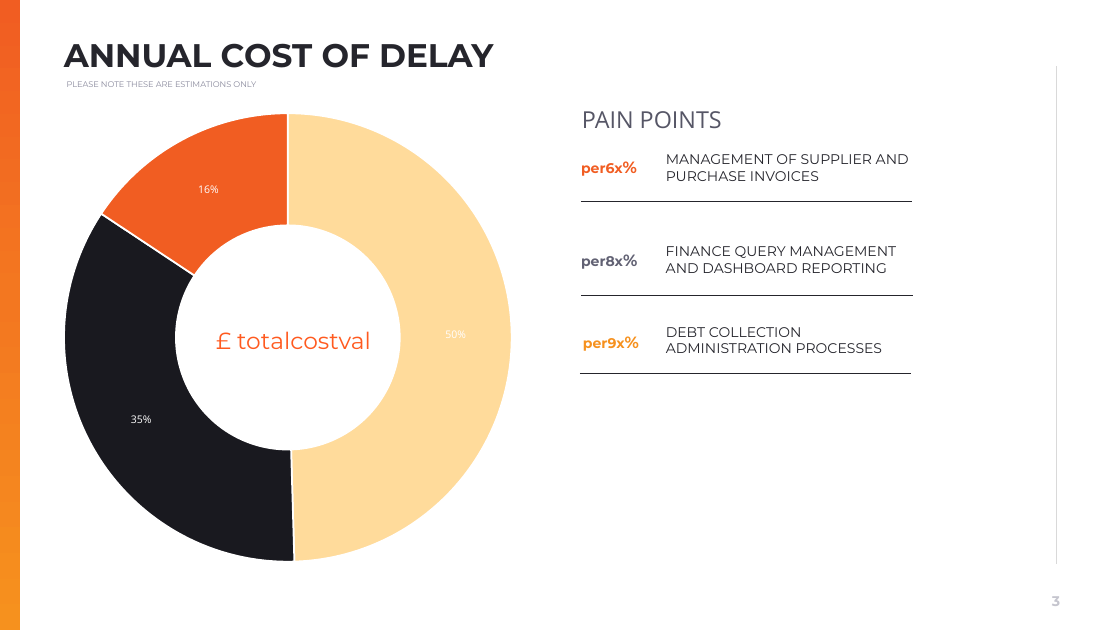
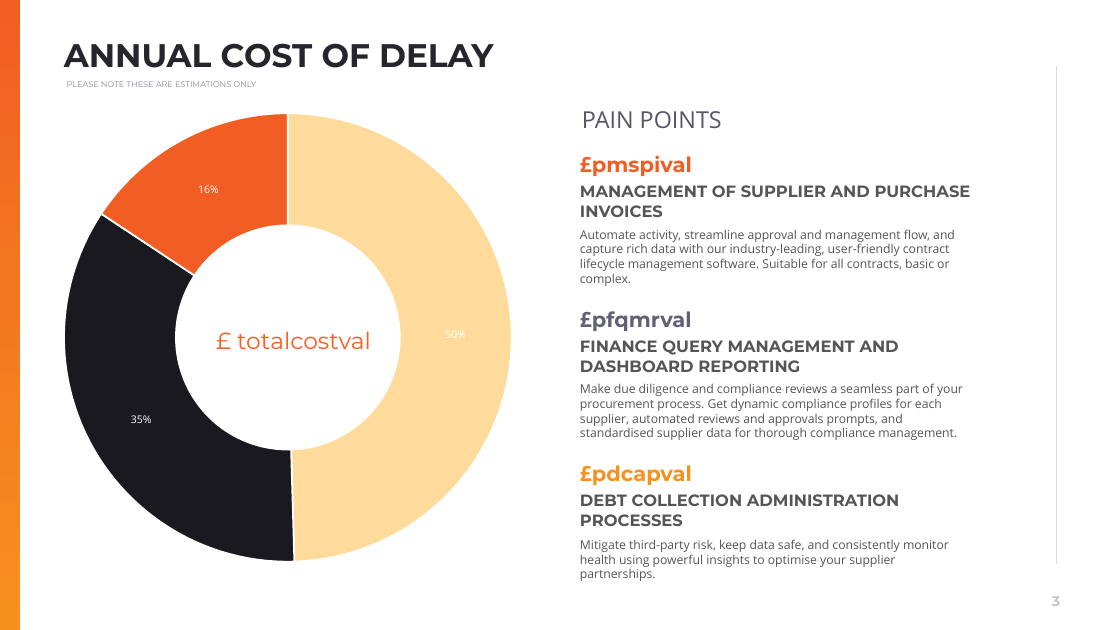
Before and after one commit to muratozdemirpiblo/ppt-api, a slide deck: slide 3 of client.pptx. Drawn at 1120x630 pixels with LibreOffice and Linux fonts; fonts in the diff are those of the drawing; background and template pictures are left out. Boxes give left, top, right and bottom in pixels: in the first picture for what was removed or moved away, otherwise in the second. Text is boxed around its words. In the diff, an @@ line names an element or a change of style, - is before the commit and + after.

```diff
--- a/client.pptx
+++ b/client.pptx
@@ text "MANAGEMENT OF SUPPLIER AND PURCHASE ...": place and size @@
-text "MANAGEMENT OF SUPPLIER AND PURCHASE ..." at (666,154,909,181)
+text "MANAGEMENT OF SUPPLIER AND PURCHASE ..." at (580,185,971,217)
@@ text added at (580,155,692,176), 18 pt, text #F15D22, bold @@
+£pmspival
@@ text removed at (581,163,623,176) @@
-per6x%
@@ line removed from (581, 201) to (912, 201) @@
@@ text added at (580,229,955,286), 10.5 pt, text #555555 @@
+Automate activity, streamline approval and management flow, and capture rich data with our industry-leading, user-friendly contract lifecycle management software. Suitable for all contracts, basic or complex.
@@ text removed at (581,256,623,269) @@
-per8x%
@@ line removed from (581, 296) to (912, 296) @@
@@ text added at (580,311,692,331), 18 pt, text #616173, bold @@
+£pfqmrval
@@ text "FINANCE QUERY MANAGEMENT AND DASHBOARD ...": place and size @@
-text "FINANCE QUERY MANAGEMENT AND DASHBOARD ..." at (666,246,896,273)
+text "FINANCE QUERY MANAGEMENT AND DASHBOARD ..." at (580,340,899,372)
@@ text removed at (583,338,625,351) @@
-per9x%
@@ line removed from (580, 373) to (912, 373) @@
@@ text added at (580,383,963,440), 10.5 pt, text #555555 @@
+Make due diligence and compliance reviews a seamless part of your procurement process. Get dynamic compliance profiles for each supplier, automated reviews and approvals prompts, and standardised supplier data for thorough compliance management.
@@ text added at (580,465,692,485), 18 pt, text #F6911E, bold @@
+£pdcapval
@@ size 12 to 14 pt, text colour #25252C to #555555, highlight #FFFFFF to none, bold on in 3 elements at (580,185,971,217), (580,340,899,372), (580,494,900,526) @@
@@ text "DEBT COLLECTION ADMINISTRATION PROCESSES": place and size @@
-text "DEBT COLLECTION ADMINISTRATION PROCESSES" at (666,327,882,353)
+text "DEBT COLLECTION ADMINISTRATION PROCESSES" at (580,494,900,526)
@@ text added at (580,539,949,581), 10.5 pt, text #555555 @@
+Mitigate third-party risk, keep data safe, and consistently monitor health using powerful insights to optimise your supplier partnerships.
```
Also in this commit, not shown: 1 other slide changed, 5 other files.
